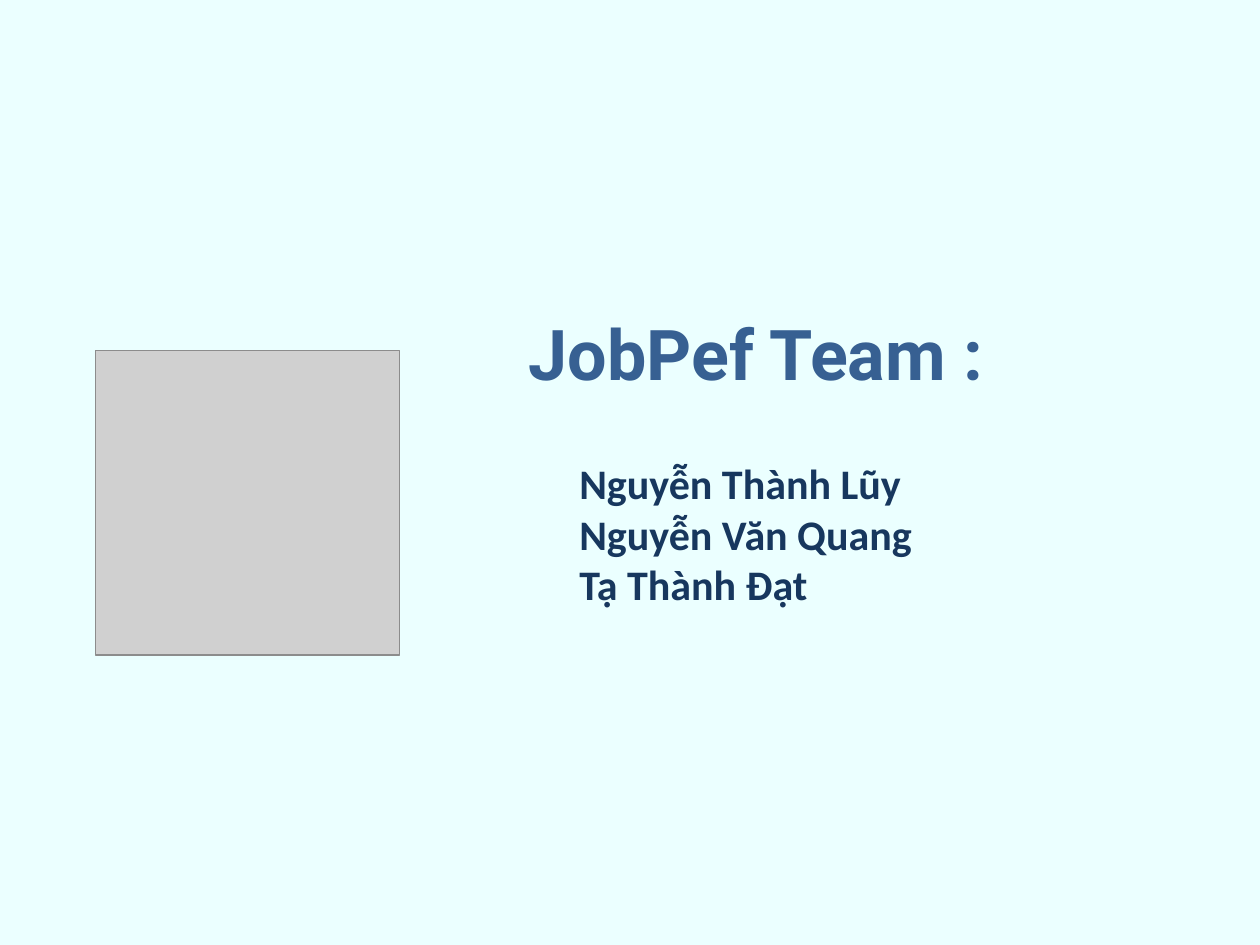
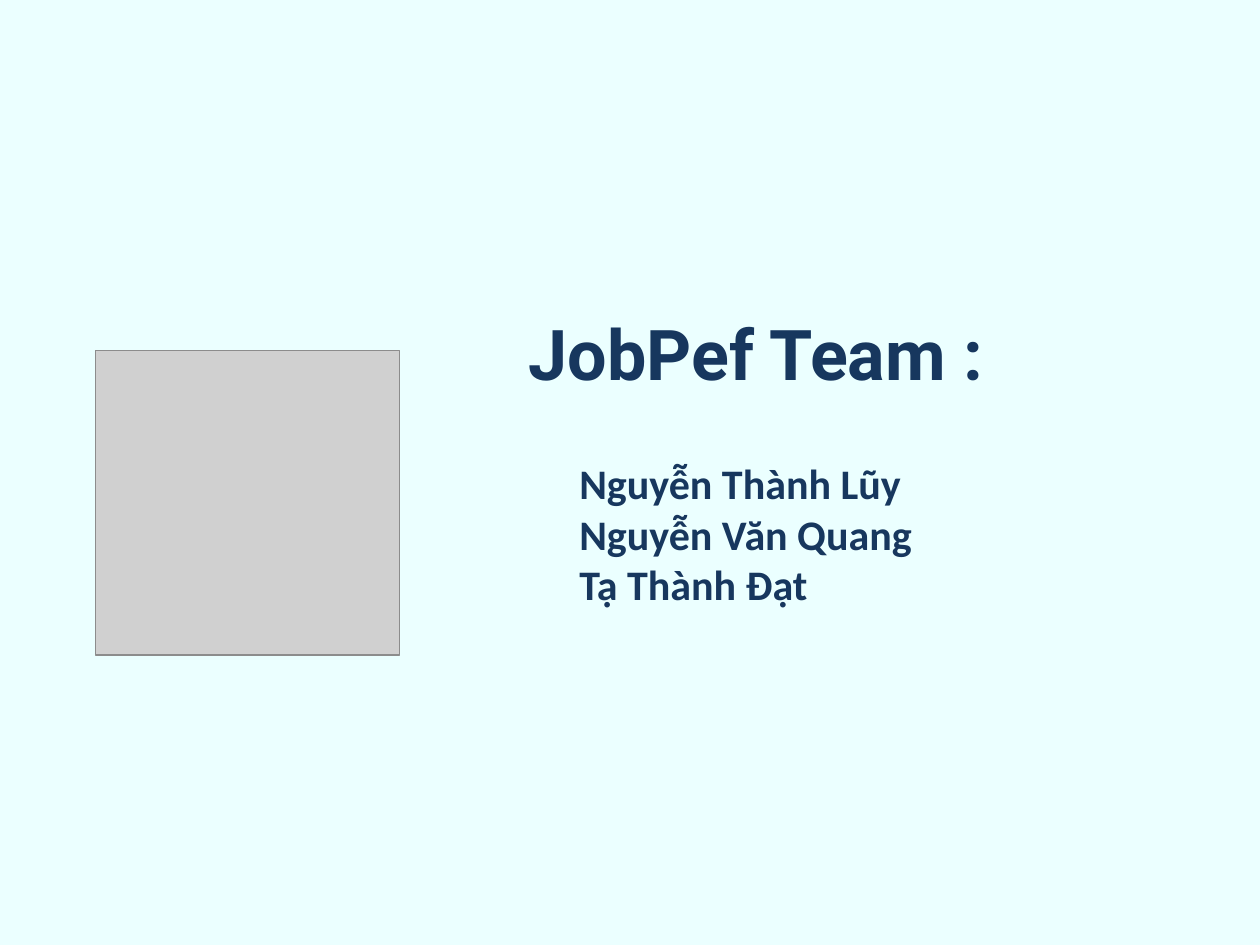
Before and after one commit to quangnv94/JobsPef, a slide deck: slide 1 of 01-Document/Preview.pptx. Drawn at 1260x945 pixels with LibreOffice and Linux fonts; fonts in the diff are those of the drawing; grey boxes stand for pictures. Boxes give left, top, right and bottom in pixels: in the first picture for what was removed or moved away, otherwise in the second. Text is boxed around its words. In the diff, an @@ line names an element or a change of style, - is before the commit and + after.

```diff
--- a/01-Document/Preview.pptx
+++ b/01-Document/Preview.pptx
@@ text "JobPef Team :" at (529,327,946,381): text colour #376092 to #17375E @@
```
Also in this commit, not shown: 3 other slides changed, 3 slides added.
